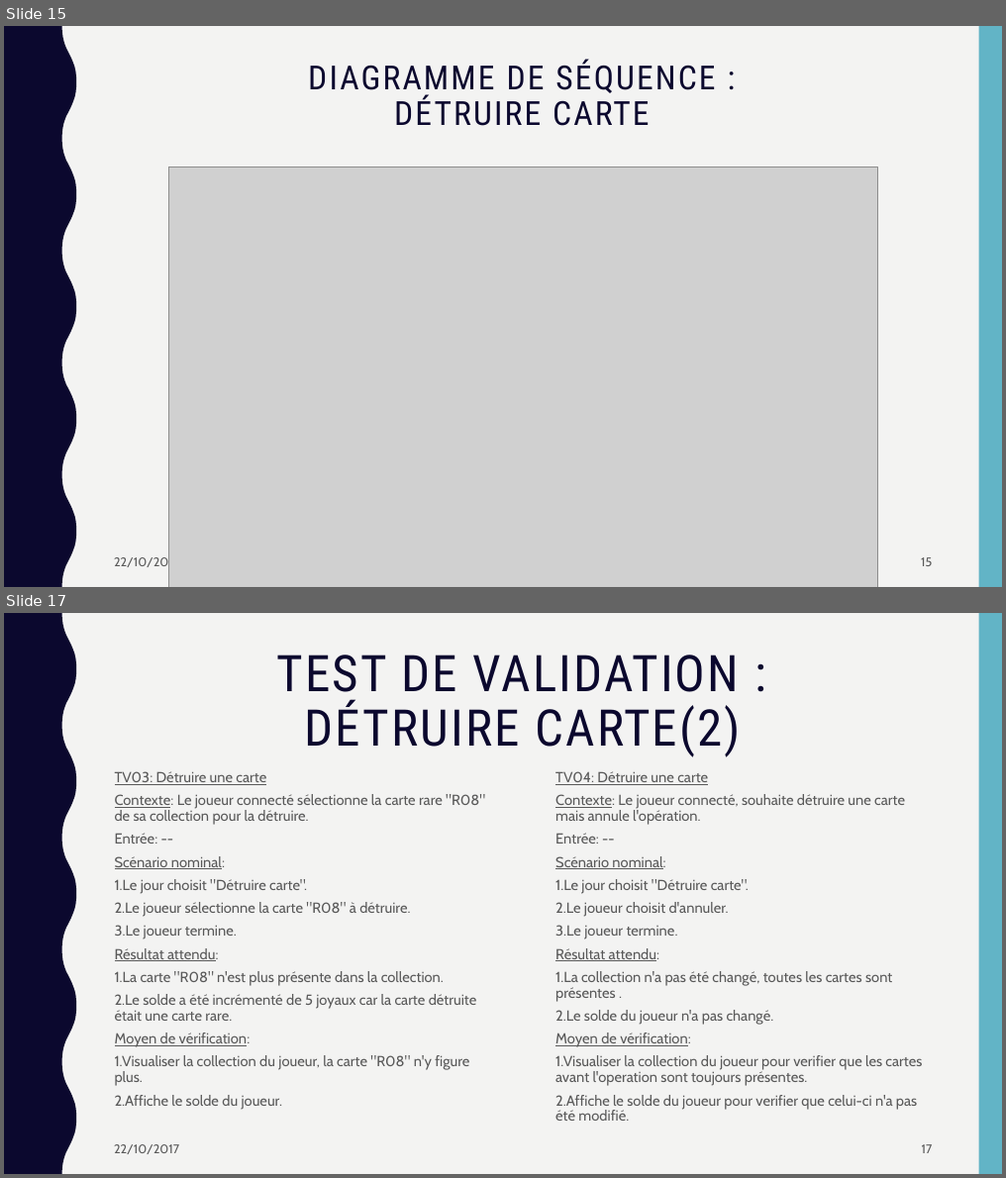
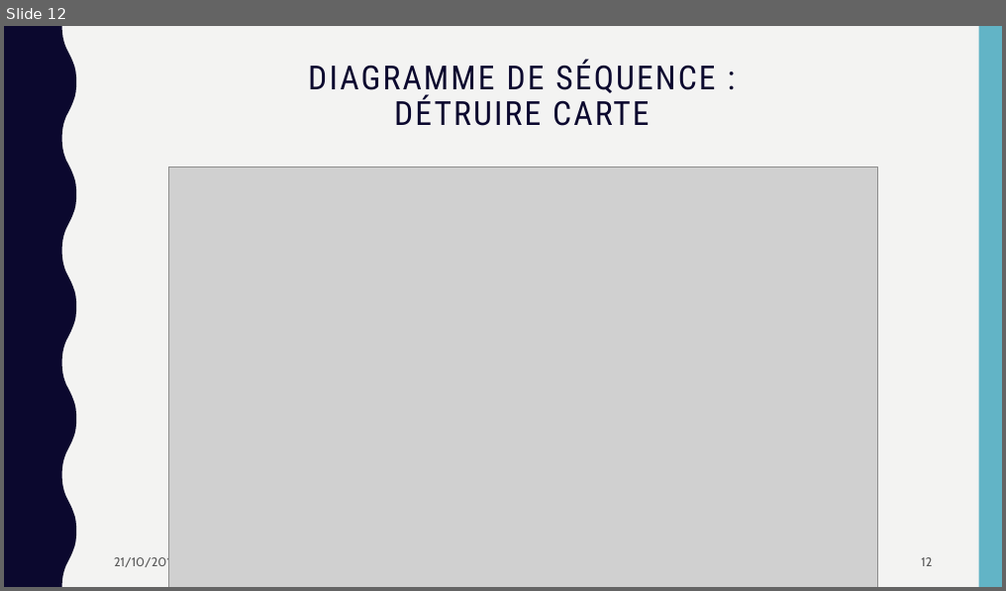
Before and after one commit to AlexiaBourmaud/StoneHearth, a slide deck: presentation/présentation.pptx. Shown one above the other, each under a label of ours: slides 15 and 17 before the commit, slide 12 after it; the slides between them are not shown. The pictures are 1006x1178 and 1006x591 pixels, drawn with LibreOffice and Linux fonts; fonts in the diff are those of the drawing; grey boxes stand for pictures. Boxes give left, top, right and bottom in pixels: in the first picture for what was removed or moved away, otherwise in the second. Text is boxed around its words. In the diff, an @@ line names an element or a change of style, - is before the commit and + after.

```diff
--- a/presentation/présentation.pptx
+++ b/presentation/présentation.pptx
@@ slide 17 removed at (x1=4, y1=613, x2=1002, y2=1174), background #F3F3F2; not listed: 2 template elements that a slide beside it also shows @@
@@ title removed at (x1=277, y1=655, x2=741, y2=758) @@
-TEST DE VALIDATION :
-DÉTRUIRE CARTE(2)
@@ text removed at (x1=115, y1=771, x2=485, y2=1109) @@
-TV03: Détruire une carte
-Contexte: Le joueur connecté sélectionne la carte rare "R08" de sa collection pour la détruire.
-Entrée: --
-Scénario nominal:
-1.Le jour choisit "Détruire carte".
-2.Le joueur sélectionne la carte "R08" à détruire.
-3.Le joueur termine.
-Résultat attendu:
-1.La carte "R08" n'est plus présente dans la collection.
-2.Le solde a été incrémenté de 5 joyaux car la carte détruite était une carte rare.
-Moyen de vérification:
-1.Visualiser la collection du joueur, la carte "R08" n'y figure plus.
-2.Affiche le solde du joueur.
@@ text removed at (x1=555, y1=771, x2=922, y2=1121) @@
-TV04: Détruire une carte
-Contexte: Le joueur connecté, souhaite détruire une carte mais annule l'opération.
-Entrée: --
-Scénario nominal:
-1.Le jour choisit "Détruire carte".
-2.Le joueur choisit d'annuler.
-3.Le joueur termine.
-Résultat attendu:
-1.La collection n'a pas été changé, toutes les cartes sont présentes .
-2.Le solde du joueur n'a pas changé.
-Moyen de vérification:
-1.Visualiser la collection du joueur pour verifier que les cartes avant l'operation sont toujours présentes.
-2.Affiche le solde du joueur pour verifier que celui-ci n'a pas été modifié.
@@ text removed at (x1=114, y1=1145, x2=179, y2=1155) @@
-22/10/2017
@@ page number removed at (x1=922, y1=1145, x2=933, y2=1154) @@
-17
@@ what was slide 15 is now slide 12 @@
@@ slide 12 changed as well @@
@@ text at (x1=114, y1=556, x2=177, y2=570): text changed @@
-22/10/2017
+21/10/2017
@@ page number at (x1=921, y1=558, x2=932, y2=567): text changed @@
-15
+12
```
Also in this commit, not shown: 13 other slides changed, 3 other slides removed.
